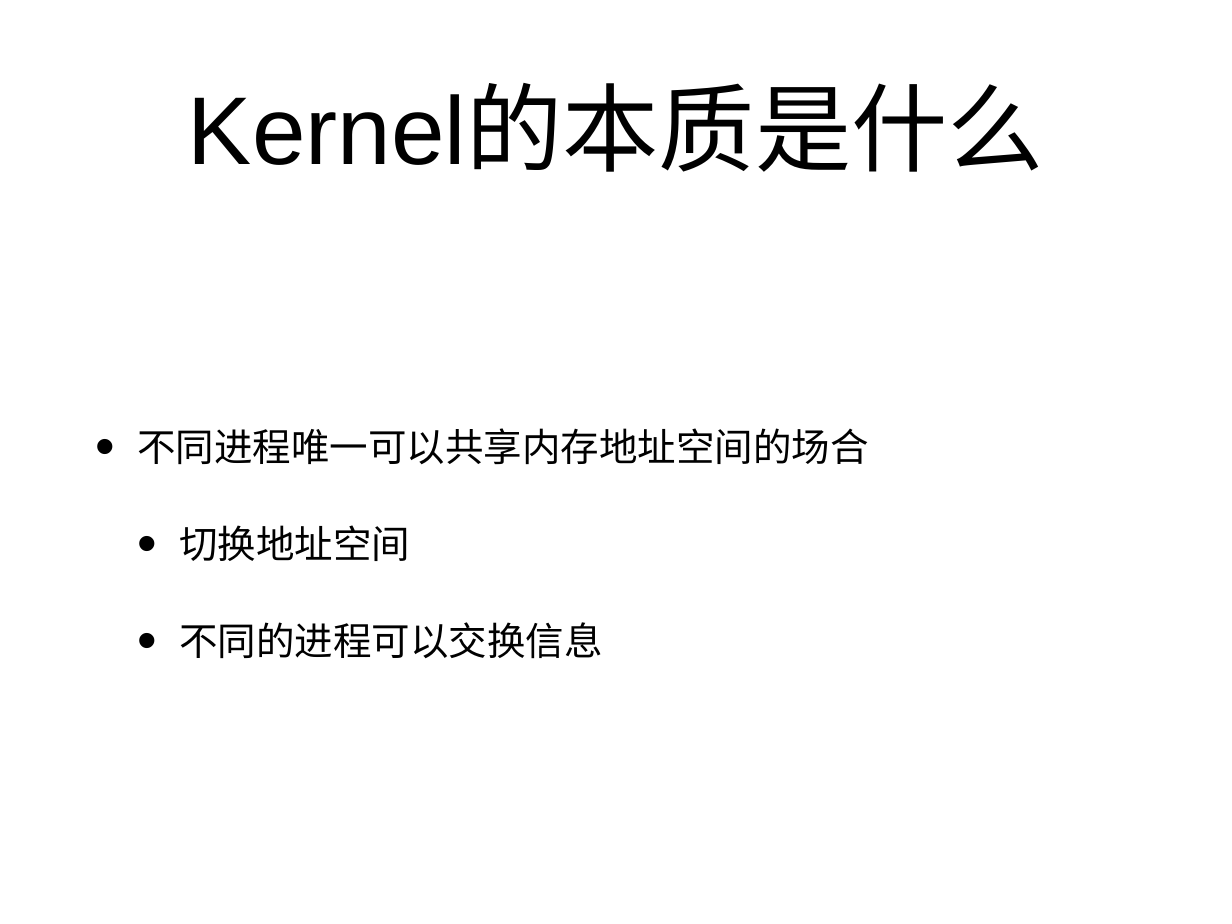
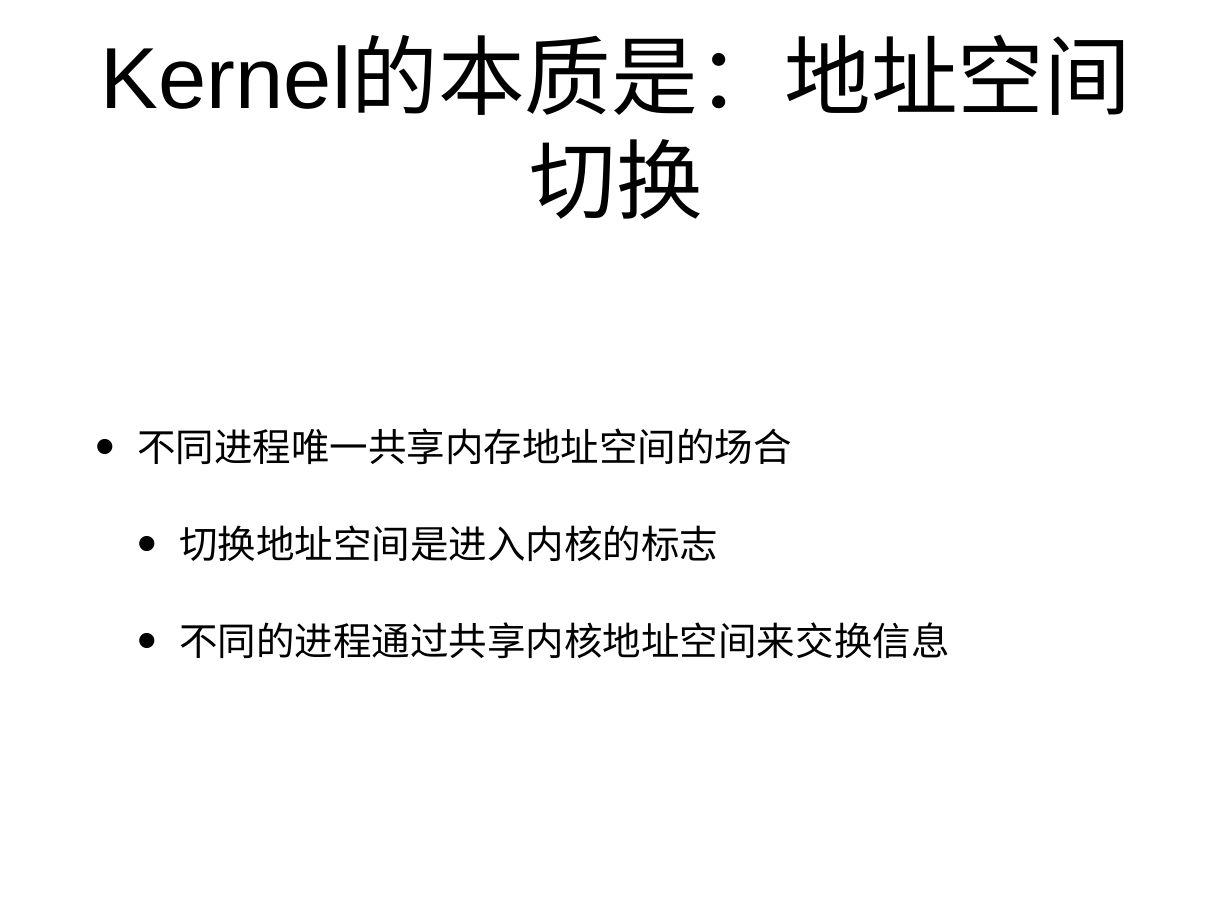
Before and after one commit to xuzhongxing/xuzhongxing.github.io, a slide deck: slide 13 of 201806fuchsia.pptx (slide 11 before the commit). Drawn at 1232x924 pixels with LibreOffice and Linux fonts; fonts in the diff are those of the drawing. Boxes give left, top, right and bottom in pixels: in the first picture for what was removed or moved away, otherwise in the second. Text is boxed around its words. In the diff, an @@ line names an element or a change of style, - is before the commit and + after.

```diff
--- a/201806fuchsia.pptx
+++ b/201806fuchsia.pptx
@@ title at <box>101,40,1131,219</box>: text changed; size 80 to 72 pt @@
-Kernel的本质是什么
+Kernel的本质是：地址空间切换
@@ text at <box>137,428,949,659</box>: text changed @@
-• 不同进程唯一可以共享内存地址空间的场合
-  • 切换地址空间
-  • 不同的进程可以交换信息
+• 不同进程唯一共享内存地址空间的场合
+  • 切换地址空间是进入内核的标志
+  • 不同的进程通过共享内核地址空间来交换信息
```
Also in this commit, not shown: 2 other slides changed, 2 slides added, 1 other file.
